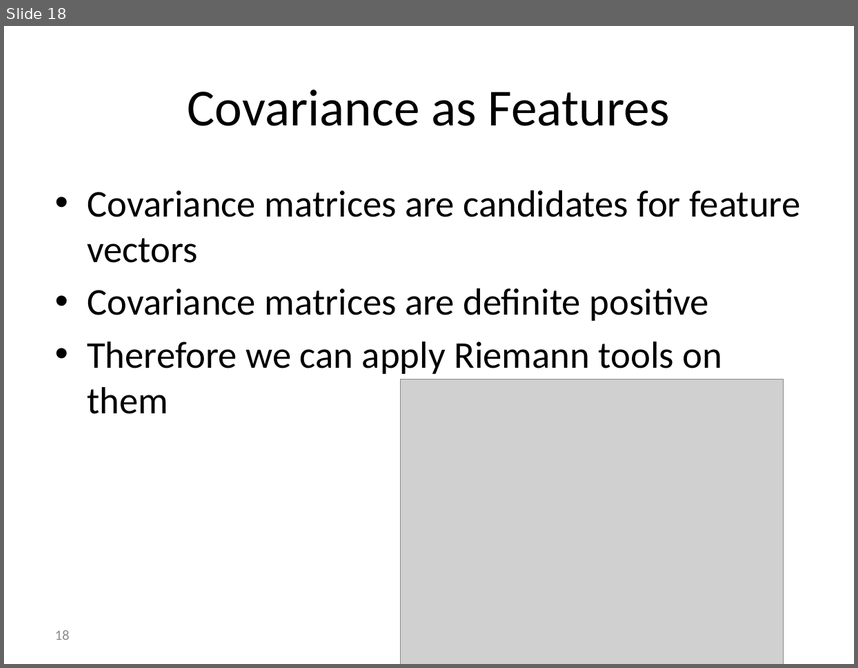
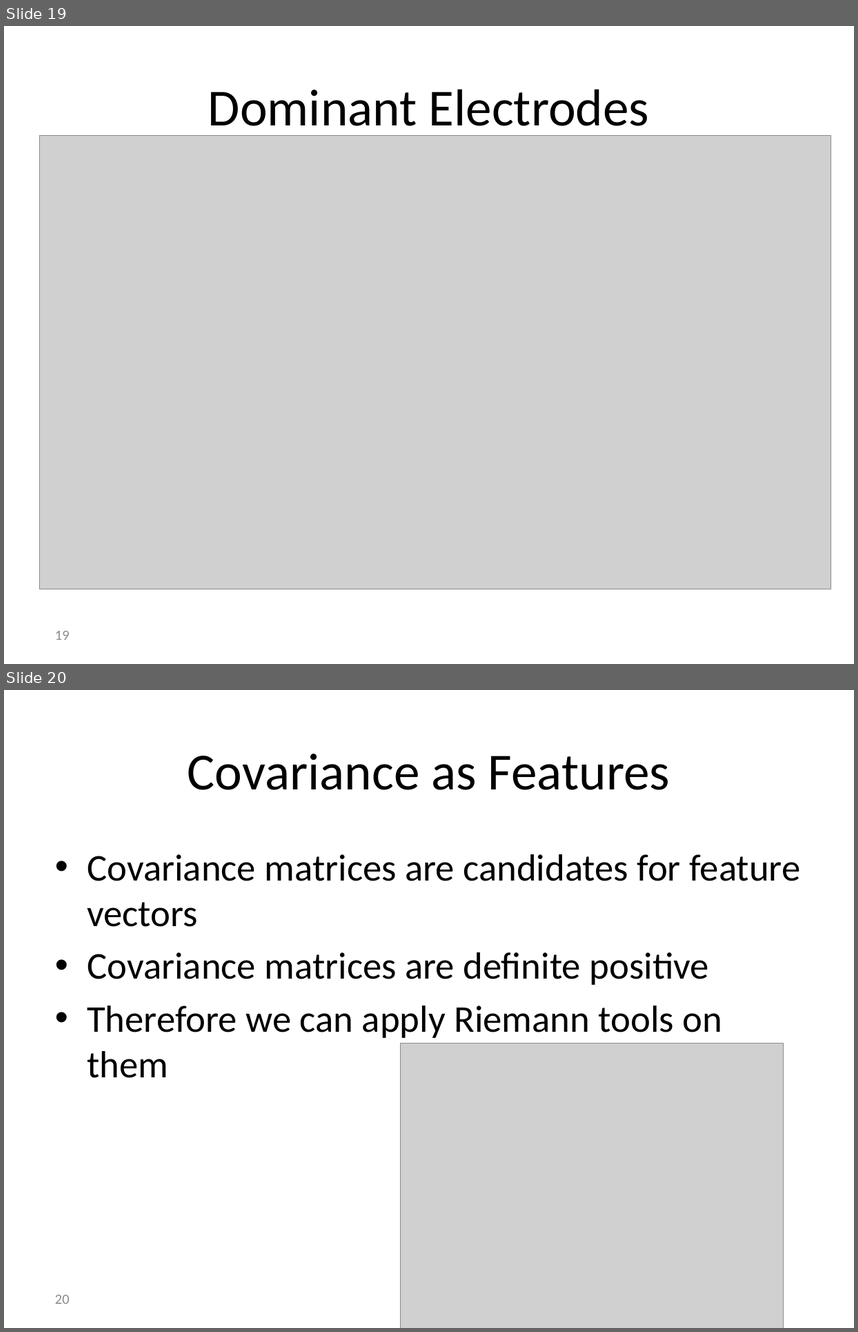
Before and after one commit to reggevlivney/BrainSway, a slide deck: Project_Midterm_Presentation.pptx. Shown one above the other, each under a label of ours: slide 18 before the commit, slides 19 and 20 after it. The pictures are 858x668 and 858x1332 pixels, drawn with LibreOffice and Linux fonts; fonts in the diff are those of the drawing; grey boxes stand for pictures; background and template pictures are left out. Boxes give left, top, right and bottom in pixels: in the first picture for what was removed or moved away, otherwise in the second. Text is boxed around its words. In the diff, an @@ line names an element or a change of style, - is before the commit and + after.

```diff
--- a/Project_Midterm_Presentation.pptx
+++ b/Project_Midterm_Presentation.pptx
@@ slide 19 added at <box>4,26,854,664</box>, background #FFFFFF @@
@@ title added at <box>208,89,649,137</box>, 44 pt, text #000000 @@
+Dominant Electrodes
@@ picture added at <box>40,136,831,589</box> @@
@@ page number added at <box>55,630,70,639</box>, 12 pt, text #8C8C8C @@
+19
@@ what was slide 18 is now slide 20 @@
@@ page number at <box>55,1294,70,1303</box>: text changed @@
-18
+20
```
Also in this commit, not shown: 1 other slide added, 2 other files.
